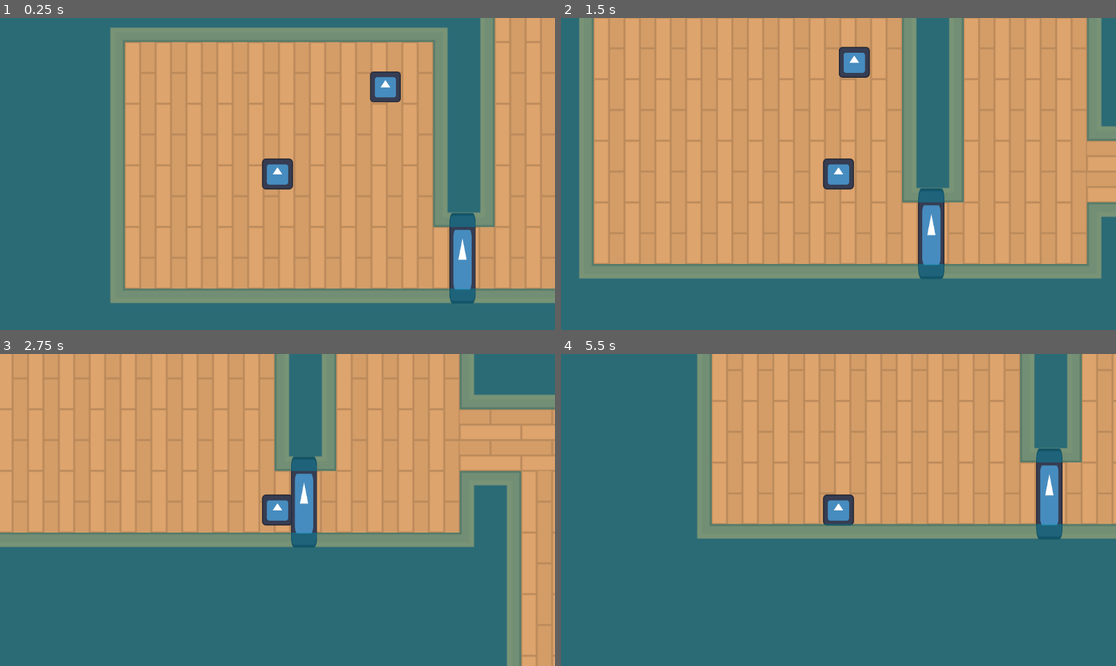
Above: before the commit, frames 1-4 (two rows, left to right).
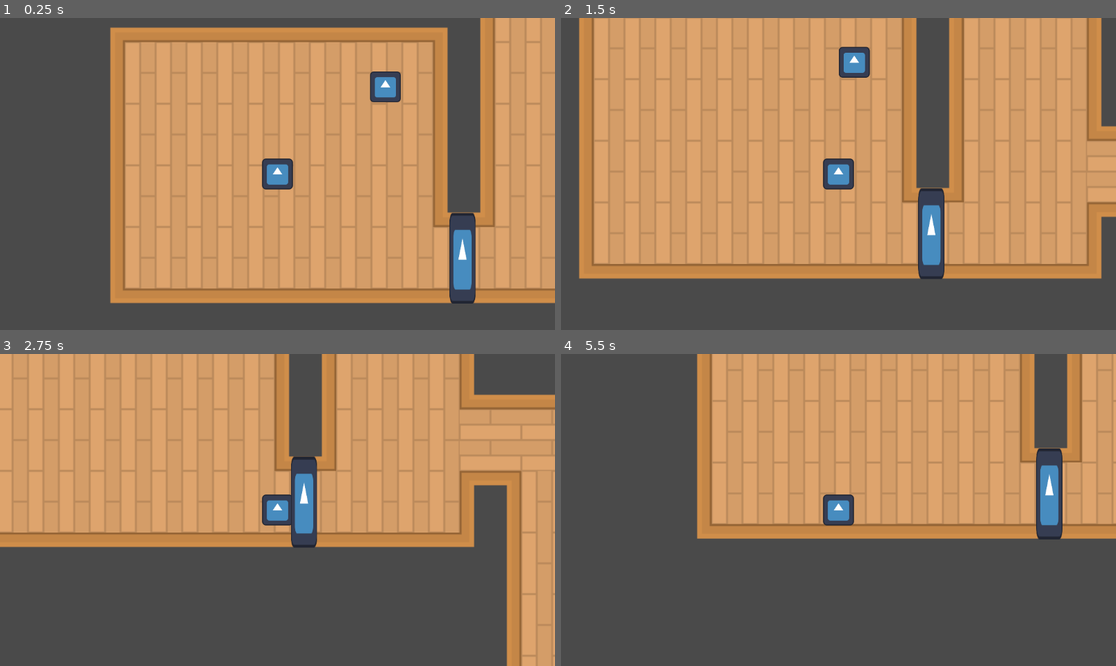
Above: after the commit, the same moments.

Repository: BMSales/timeloop
Game: Godot game, scene res://cenas/Teste1.tscn
The game is run twice, just before and just after one commit, with the same random seed, the same clock (stepped at 60 frames per second) and the same inputs. The project has no main scene, so this scene is started directly. The engine's default icon, where the game draws it, is replaced by a stand-in: a white triangle on a blue panel in a dark square.
Inputs (mouse positions are in pixels of both pictures, inside the frame that each line leads up to):
- Up to frame 1 (0.25 s): no input
- Up to frame 2 (1.5 s): tap Enter at 0.5 s; move the mouse to (943, 86) at 0.52 s; press the mouse at (943, 86) at 0.53 s; hold D (move_right) 0.53-1.28 s; move the mouse to (932, 258) at 1.27 s; release the mouse at (932, 258) at 1.28 s; hold S (move_down) from 1.28 s (still down); click (932, 258) at 1.35 s
- Up to frame 3 (2.75 s): move the mouse to (333, 441) at 2.02 s; release S (move_down) at 2.03 s; press the mouse at (333, 441) at 2.03 s; hold D (move_right) from 2.03 s (still down)
- Up to frame 4 (5.5 s): move the mouse to (810, 572) at 2.77 s; release D (move_right) at 2.78 s; release the mouse at (810, 572) at 2.78 s; hold W (move_up) 2.78-3.53 s; click (810, 572) at 2.85 s; tap Space at 3.5 s; move the mouse to (1005, 556) at 3.52 s; press the mouse at (1005, 556) at 3.53 s; hold A (move_left) 3.53-5.03 s; move the mouse to (672, 463) at 4.27 s; release the mouse at (672, 463) at 4.28 s; click (672, 463) at 4.35 s; move the mouse to (866, 510) at 5.02 s; press the mouse at (866, 510) at 5.03 s; hold S (move_down) from 5.03 s (still down)

The runs differ from the first frame. In frame 1, 45% of the frame differs, in the area x 0-100%, y 0-100%; in frame 2, 35%; in frame 3, 50%; in frame 4, 64%.

Commit message:
removed visibility of tilemap collision

Diff:
--- a/src/cenas/Teste1.tscn
+++ b/src/cenas/Teste1.tscn
@@ -9,6 +9,7 @@
 [node name="TileMapLayer" parent="." instance=ExtResource("1_rak6o")]
 position = Vector2(702, 238)
 use_kinematic_bodies = true
+collision_visibility_mode = 0
 
 [node name="Detetive" parent="." instance=ExtResource("2_cdc7d")]
 position = Vector2(-645, 256)
